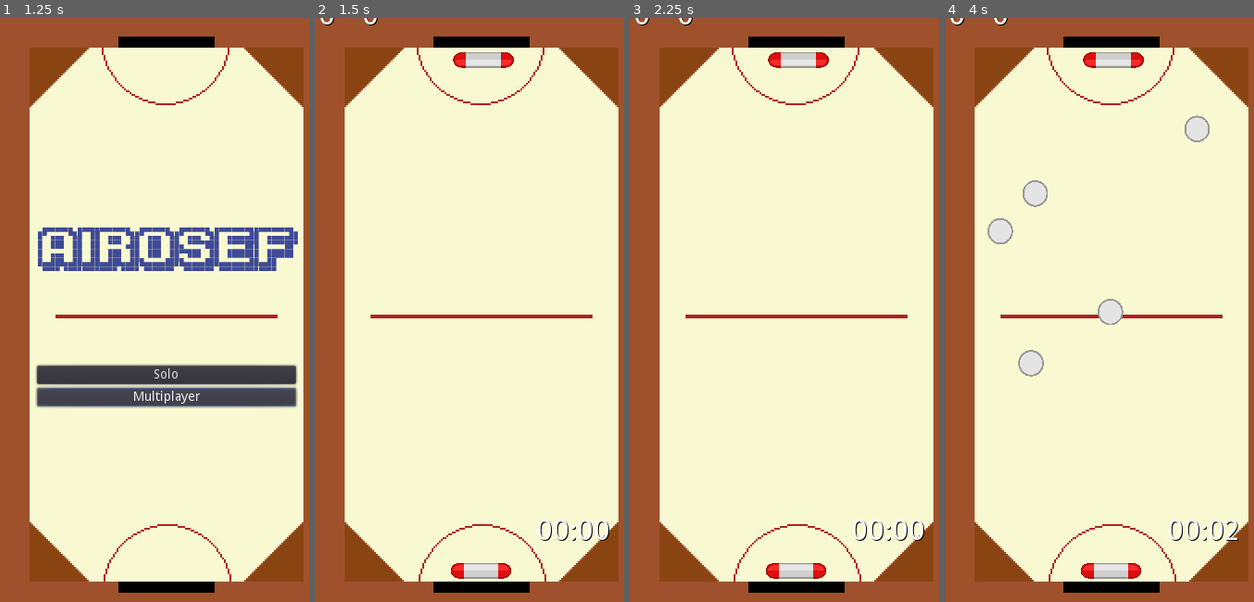
Above: before the commit, frames 1-4 (left to right).
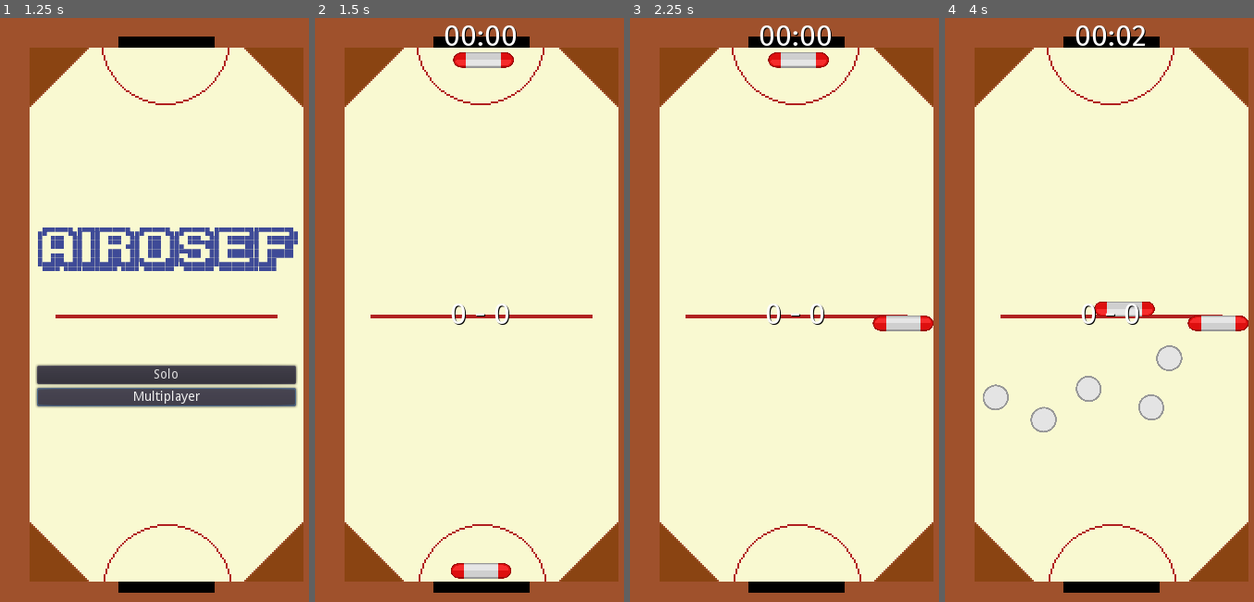
Above: after the commit, the same moments.

Repository: Srynetix/air-osef
Game: Godot game, scene res://screens/main_menu/main_menu.tscn
Same seed, same stepped clock (60 frames per second), same inputs: the game is played once before the commit and once after it.
Inputs (mouse positions are in pixels of both pictures, inside the frame that each line leads up to):
- Up to frame 1 (1.25 s): click "Multiplayer" at 0.5 s
- Up to frame 2 (1.5 s): click "Solo" at 1.25 s
- Up to frame 3 (2.25 s): tap Enter at 2 s; move the mouse to (871, 286) at 2.02 s; hold Right (ui_right) from 2.03 s (still down); click (871, 286) at 2.17 s
- Up to frame 4 (4 s): tap Space at 2.27 s; release Right (ui_right) at 2.75 s; drag from (1043, 345) to (1096, 432) at 2.77 s; move the mouse to (1145, 181) at 3.52 s; hold Right (ui_right) from 3.53 s (still down); click (1145, 181) at 3.67 s

Frame 1 is identical in both runs. In frame 2, 1.1% of the frame differs, in the area x 1-96%, y 0-90%; in frame 3, 1.9%; in frame 4, 3.3%, in the area x 1-99%, y 0-97%.
Error before the commit: Parse Error: The method "_handle_movement" isn't declared in the current class. (res://objects/paddle/paddle.gd:16)

Commit message:
fix: 3.1 update

Diff:
--- a/default_env.tres
+++ b/default_env.tres
@@ -1,100 +1,14 @@
 [gd_resource type="Environment" load_steps=2 format=2]
 
 [sub_resource type="ProceduralSky" id=1]
-
-radiance_size = 4
 sky_top_color = Color( 0.0470588, 0.454902, 0.976471, 1 )
 sky_horizon_color = Color( 0.556863, 0.823529, 0.909804, 1 )
 sky_curve = 0.25
-sky_energy = 1.0
 ground_bottom_color = Color( 0.101961, 0.145098, 0.188235, 1 )
 ground_horizon_color = Color( 0.482353, 0.788235, 0.952941, 1 )
 ground_curve = 0.01
-ground_energy = 1.0
-sun_color = Color( 1, 1, 1, 1 )
-sun_latitude = 35.0
-sun_longitude = 0.0
-sun_angle_min = 1.0
-sun_angle_max = 100.0
-sun_curve = 0.05
 sun_energy = 16.0
-texture_size = 2
 
 [resource]
-
 background_mode = 2
 background_sky = SubResource( 1 )
-background_sky_custom_fov = 0.0
-background_color = Color( 0, 0, 0, 1 )
-background_energy = 1.0
-background_canvas_max_layer = 0
-ambient_light_color = Color( 0, 0, 0, 1 )
-ambient_light_energy = 1.0
-ambient_light_sky_contribution = 1.0
-fog_enabled = false
-fog_color = Color( 0.5, 0.6, 0.7, 1 )
-fog_sun_color = Color( 1, 0.9, 0.7, 1 )
-fog_sun_amount = 0.0
-fog_depth_enabled = true
-fog_depth_begin = 10.0
-fog_depth_curve = 1.0
-fog_transmit_enabled = false
-fog_transmit_curve = 1.0
-fog_height_enabled = false
-fog_height_min = 0.0
-fog_height_max = 100.0
-fog_height_curve = 1.0
-tonemap_mode = 0
-tonemap_exposure = 1.0
-tonemap_white = 1.0
-auto_exposure_enabled = false
-auto_exposure_scale = 0.4
-auto_exposure_min_luma = 0.05
-auto_exposure_max_luma = 8.0
-auto_exposure_speed = 0.5
-ss_reflections_enabled = false
-ss_reflections_max_steps = 64
-ss_reflections_fade_in = 0.15
-ss_reflections_fade_out = 2.0
-ss_reflections_depth_tolerance = 0.2
-ss_reflections_roughness = true
-ssao_enabled = false
-ssao_radius = 1.0
-ssao_intensity = 1.0
-ssao_radius2 = 0.0
-ssao_intensity2 = 1.0
-ssao_bias = 0.01
-ssao_light_affect = 0.0
-ssao_color = Color( 0, 0, 0, 1 )
-ssao_quality = 0
-ssao_blur = 3
-ssao_edge_sharpness = 4.0
-dof_blur_far_enabled = false
-dof_blur_far_distance = 10.0
-dof_blur_far_transition = 5.0
-dof_blur_far_amount = 0.1
-dof_blur_far_quality = 1
-dof_blur_near_enabled = false
-dof_blur_near_distance = 2.0
-dof_blur_near_transition = 1.0
-dof_blur_near_amount = 0.1
-dof_blur_near_quality = 1
-glow_enabled = false
-glow_levels/1 = false
-glow_levels/2 = false
-glow_levels/3 = true
-glow_levels/4 = false
-glow_levels/5 = true
-glow_levels/6 = false
-glow_levels/7 = false
-glow_intensity = 0.8
-glow_strength = 1.0
-glow_bloom = 0.0
-glow_blend_mode = 2
-glow_hdr_threshold = 1.0
-glow_hdr_scale = 2.0
-glow_bicubic_upscale = false
-adjustment_enabled = false
-adjustment_brightness = 1.0
-adjustment_contrast = 1.0
-adjustment_saturation = 1.0
--- a/objects/board/goal.gd
+++ b/objects/board/goal.gd
@@ -1,9 +1,14 @@
 extends StaticBody2D
+
+######
+# Goal
 
 signal score
 
 var player_owner = null
 
+################
+# Public methods
 
 func goal():
     emit_signal("score")
--- a/objects/items/item.gd
+++ b/objects/items/item.gd
@@ -1,19 +1,33 @@
 extends Area2D
+
+######
+# Item
 
 signal item_activated
 
-enum TargetMode { Self, Other };
+enum TargetMode {
+    Self,
+    Other
+}
 
 var item_used = false
-
 var player = null
 var target_mode = TargetMode.Self
+
+###################
+# Lifecycle methods
 
 func _ready():
     connect("body_entered", self, "_on_body_entered")
 
+#################
+# Private methods
+
 func _activate_item():
     pass
+
+#################
+# Event callbacks
 
 func _on_body_entered(body):
     if body.is_in_group("puck") and not item_used:
--- a/objects/items/multiball_item.gd
+++ b/objects/items/multiball_item.gd
@@ -1,4 +1,10 @@
 extends "res://objects/items/item.gd"
+
+################
+# Multiball item
+
+#################
+# Private methods
 
 func _activate_item():
     emit_signal("item_activated", "multiball", self)
--- a/objects/items/slow_item.gd
+++ b/objects/items/slow_item.gd
@@ -1,4 +1,10 @@
 extends "res://objects/items/item.gd"
+
+###########
+# Slow item
+
+#################
+# Private methods
 
 func _activate_item():
     target_mode = TargetMode.Other
--- a/objects/paddle/ai_paddle.gd
+++ b/objects/paddle/ai_paddle.gd
@@ -1,6 +1,12 @@
 extends "res://objects/paddle/paddle.gd"
 
+###########
+# AI Paddle
+
 var AI_MOVE_SPEED = MOVE_SPEED * 3
+
+#################
+# Private methods
 
 func _handle_movement():
     # Get pucks
--- a/objects/paddle/paddle.gd
+++ b/objects/paddle/paddle.gd
@@ -1,4 +1,7 @@
 extends KinematicBody2D
+
+########
+# Paddle
 
 var RUSH_SPEED_COEFF = 3.0
 var MOVE_SPEED = 100.0
@@ -9,6 +12,9 @@
 var current_direction = Vector2()
 var current_move_speed = MOVE_SPEED
 
+###################
+# Lifecycle methods
+
 func _ready():
     $status_timer.connect("timeout", self, "_on_status_timer_timeout")
 
@@ -16,6 +22,25 @@
     _handle_movement()
     _apply_movement()
     _handle_collisions()
+
+################
+# Public methods
+
+func set_status(status):
+    if current_status == "none":
+        if status == "slow":
+            $sprite.modulate = Color(0.5, 0.5, 0, 1)
+            $status_timer.wait_time = 3
+            $status_timer.start()
+
+        current_status = status
+
+func reset_status():
+    $sprite.modulate = Color(1, 1, 1, 1)
+    current_status = "none"
+
+#################
+# Private methods
 
 func _apply_movement():
     var speed = current_direction * current_move_speed
@@ -32,18 +57,11 @@
             collider.last_player_hit = self
             collider.apply_impulse(Vector2(), collision.normal * -THROW_SPEED)
 
-func set_status(status):
-    if current_status == "none":
-        if status == "slow":
-            $sprite.modulate = Color(0.5, 0.5, 0, 1)
-            $status_timer.wait_time = 3
-            $status_timer.start()
+func _handle_movement():
+    pass
 
-        current_status = status
-
-func reset_status():
-    $sprite.modulate = Color(1, 1, 1, 1)
-    current_status = "none"
+#################
+# Event callbacks
 
 func _on_status_timer_timeout():
     reset_status()
--- a/objects/paddle/player_paddle.gd
+++ b/objects/paddle/player_paddle.gd
@@ -1,4 +1,7 @@
 extends "res://objects/paddle/paddle.gd"
+
+###############
+# Player Paddle
 
 const MOVE_THRESHOLD = 2
 
@@ -6,6 +9,9 @@
 var mouse_pressed = false
 var mouse_motion_relative = Vector2()
 var mouse_position = Vector2()
+
+###################
+# Lifecycle methods
 
 func _input(event):
     if event is InputEventMouseButton:
@@ -16,6 +22,9 @@
 
     elif event is InputEventMouseMotion:
         mouse_motion_relative = event.relative
+
+#################
+# Private methods
 
 func _handle_movement():
     if not mouse_mode:
--- a/objects/puck/puck.gd
+++ b/objects/puck/puck.gd
@@ -1,9 +1,18 @@
 extends RigidBody2D
+
+######
+# Puck
 
 var last_player_hit = null
 
+###################
+# Lifecycle methods
+
 func _ready():
     connect("body_entered", self, "_on_body_entered")
+
+#################
+# Event callbacks
 
 func _on_body_entered(body):
     if body.is_in_group("goal"):
--- a/project.godot
+++ b/project.godot
@@ -6,7 +6,12 @@
 ;   [section] ; section goes between []
 ;   param=value ; assign values to parameters
 
-config_version=3
+config_version=4
+
+_global_script_classes=[  ]
+_global_script_class_icons={
+
+}
 
 [application]
 
@@ -21,9 +26,9 @@
 window/size/test_width=360
 window/size/test_height=640
 window/handheld/orientation="portrait"
-window/handheld/emulate_touchscreen=true
 window/stretch/mode="2d"
 window/stretch/aspect="keep"
+window/handheld/emulate_touchscreen=true
 
 [importer_defaults]
 
@@ -48,8 +53,11 @@
 
 [input]
 
-rush=[ Object(InputEventKey,"resource_local_to_scene":false,"resource_name":"","device":0,"alt":false,"shift":false,"control":false,"meta":false,"command":false,"pressed":false,"scancode":16777237,"unicode":0,"echo":false,"script":null)
+rush={
+"deadzone": 0.5,
+"events": [ Object(InputEventKey,"resource_local_to_scene":false,"resource_name":"","device":0,"alt":false,"shift":false,"control":false,"meta":false,"command":false,"pressed":false,"scancode":16777237,"unicode":0,"echo":false,"script":null)
  ]
+}
 
 [layer_names]
 
--- a/screens/arena/arena.gd
+++ b/screens/arena/arena.gd
@@ -1,4 +1,7 @@
 extends Node2D
+
+#######
+# Arena
 
 const MAX_SCORE = 4
 const TIMER_LIMIT = 60 # seconds
@@ -19,6 +22,9 @@
     preload("res://objects/items/slow_item.tscn"),
     preload("res://objects/items/multiball_item.tscn")
 ]
+
+###################
+# Lifecycle methods
 
 func _ready():
     randomize()
@@ -48,6 +54,9 @@
     if Input.is_key_pressed(KEY_SPACE):
         spawn_puck(Vector2(rand_range(SPAWN_LIMIT_MARGIN, SCREEN_WIDTH - SPAWN_LIMIT_MARGIN), rand_range(100, SCREEN_HEIGHT - 100)))
 
+################
+# Public methods
+
 func spawn_puck(puck_position):
     var puck_instance = puck_scene.instance()
     puck_instance.position = puck_position
@@ -60,44 +69,6 @@
     item_instance.connect("item_activated", self, "_on_item_activation")
 
     $items.add_child(item_instance)
-
-func _on_top_goal_score():
-    if is_game_over:
-        return
-
-    current_score_p1 += 1
-    _update_scores()
-
-func _on_bottom_goal_score():
-    if is_game_over:
-        return
-
-    current_score_p2 += 1
-    _update_scores()
-
-func _update_scores():
-    $ui.update_score(current_score_p1, current_score_p2)
-
-    if current_score_p1 == MAX_SCORE or current_score_p2 == MAX_SCORE:
-        show_game_over()
-    else:
-        $respawn_timer.start()
-
-func _on_respawn_timer_timeout():
-    if is_game_over:
-        return
-
-    spawn_puck(Vector2(SCREEN_WIDTH / 2, SCREEN_HEIGHT / 2))
-
-func _on_game_timer_timeout():
-    if is_game_over:
-        return
-
-    current_time += 1
-    $ui.update_time(current_time)
-
-    if current_time == TIMER_LIMIT:
-        show_game_over()
 
 func show_game_over():
     if is_game_over:
@@ -117,14 +88,8 @@
     $game_over_timer.start()
     is_game_over = true
 
-func _on_item_spawn_timer_timeout():
-    if $items.get_child_count() == 0:
-        spawn_item(
-            Vector2(
-                rand_range(SPAWN_LIMIT_MARGIN, SCREEN_WIDTH - SPAWN_LIMIT_MARGIN),
-                rand_range(SPAWN_LIMIT_MARGIN, SCREEN_HEIGHT - SPAWN_LIMIT_MARGIN)
-            )
-        )
+#################
+# Private methods
 
 func _get_item_target(item):
     if item.target_mode == item.TargetMode.Self:
@@ -134,6 +99,56 @@
         return $ai
 
     return $player
+
+func _update_scores():
+    $ui.update_score(current_score_p1, current_score_p2)
+
+    if current_score_p1 == MAX_SCORE or current_score_p2 == MAX_SCORE:
+        show_game_over()
+    else:
+        $respawn_timer.start()
+
+#################
+# Event callbacks
+
+func _on_top_goal_score():
+    if is_game_over:
+        return
+
+    current_score_p1 += 1
+    _update_scores()
+
+func _on_bottom_goal_score():
+    if is_game_over:
+        return
+
+    current_score_p2 += 1
+    _update_scores()
+
+func _on_respawn_timer_timeout():
+    if is_game_over:
+        return
+
+    spawn_puck(Vector2(SCREEN_WIDTH / 2, SCREEN_HEIGHT / 2))
+
+func _on_game_timer_timeout():
+    if is_game_over:
+        return
+
+    current_time += 1
+    $ui.update_time(current_time)
+
+    if current_time == TIMER_LIMIT:
+        show_game_over()
+
+func _on_item_spawn_timer_timeout():
+    if $items.get_child_count() == 0:
+        spawn_item(
+            Vector2(
+                rand_range(SPAWN_LIMIT_MARGIN, SCREEN_WIDTH - SPAWN_LIMIT_MARGIN),
+                rand_range(SPAWN_LIMIT_MARGIN, SCREEN_HEIGHT - SPAWN_LIMIT_MARGIN)
+            )
+        )
 
 func _on_item_activation(type, item):
     if type == "slow":
--- a/screens/arena/arena.tscn
+++ b/screens/arena/arena.tscn
@@ -7,55 +7,30 @@
 [ext_resource path="res://screens/arena/ui.tscn" type="PackedScene" id=5]
 
 [node name="arena" type="Node2D"]
-
 script = ExtResource( 1 )
 
-[node name="board" parent="." index="0" instance=ExtResource( 2 )]
+[node name="board" parent="." instance=ExtResource( 2 )]
 
-[node name="pucks" type="Node2D" parent="." index="1"]
+[node name="pucks" type="Node2D" parent="."]
 
-[node name="items" type="Node2D" parent="." index="2"]
+[node name="items" type="Node2D" parent="."]
 
-[node name="ai" parent="." index="3" instance=ExtResource( 3 )]
-
+[node name="ai" parent="." instance=ExtResource( 3 )]
 position = Vector2( 180.869, 45.623 )
 rotation = 3.14159
-_sections_unfolded = [ "Collision", "Pickable", "Transform" ]
 
-[node name="player" parent="." index="4" instance=ExtResource( 4 )]
-
+[node name="player" parent="." instance=ExtResource( 4 )]
 position = Vector2( 180.714, 596.01 )
 
-[node name="ui" parent="." index="5" instance=ExtResource( 5 )]
+[node name="respawn_timer" type="Timer" parent="."]
+one_shot = true
 
-margin_right = 299.0
-margin_bottom = 577.0
-_sections_unfolded = [ "Anchor", "Margin" ]
+[node name="game_timer" type="Timer" parent="."]
 
-[node name="respawn_timer" type="Timer" parent="." index="6"]
+[node name="item_spawn_timer" type="Timer" parent="."]
+wait_time = 10.0
 
-process_mode = 1
-wait_time = 1.0
-one_shot = true
-autostart = false
+[node name="game_over_timer" type="Timer" parent="."]
+wait_time = 3.0
 
-[node name="game_timer" type="Timer" parent="." index="7"]
-
-process_mode = 1
-wait_time = 1.0
-one_shot = false
-autostart = false
-
-[node name="item_spawn_timer" type="Timer" parent="." index="8"]
-
-process_mode = 1
-wait_time = 10.0
-one_shot = false
-autostart = false
-
-[node name="game_over_timer" type="Timer" parent="." index="9"]
-
-process_mode = 1
-wait_time = 3.0
-one_shot = false
-autostart = false
+[node name="ui" parent="." instance=ExtResource( 5 )]
--- a/screens/arena/ui.gd
+++ b/screens/arena/ui.gd
@@ -1,7 +1,17 @@
 extends Control
 
+####
+# UI
+
+onready var score = $CanvasLayer/MarginContainer/score
+onready var gameover = $CanvasLayer/MarginContainer/gameover
+onready var timer = $CanvasLayer/MarginContainer/timer
+
+################
+# Public methods
+
 func update_score(player1, player2):
-    $score.text = str(player1) + " - " + str(player2)
+    score.text = str(player1) + " - " + str(player2)
 
 func update_time(time):
     var minutes = time / 60
@@ -13,7 +23,7 @@
     if seconds < 10:
         seconds = "0" + str(seconds)
 
-    $timer.text = str(minutes) + ":" + str(seconds)
+    timer.text = str(minutes) + ":" + str(seconds)
 
 func show_game_over(winner):
-    $gameover.text = winner
+    gameover.text = winner
--- a/screens/arena/ui.tscn
+++ b/screens/arena/ui.tscn
@@ -3,96 +3,51 @@
 [ext_resource path="res://screens/arena/ui.gd" type="Script" id=1]
 [ext_resource path="res://fonts/firafont.tres" type="DynamicFont" id=2]
 
-[node name="ui" type="Control" index="0"]
-
-anchor_left = 0.0
-anchor_top = 0.0
+[node name="ui" type="Control"]
 anchor_right = 1.0
 anchor_bottom = 1.0
 margin_left = -1.0
 margin_right = -1.0
-rect_pivot_offset = Vector2( 0, 0 )
-rect_clip_content = false
-mouse_filter = 0
-mouse_default_cursor_shape = 0
-size_flags_horizontal = 1
-size_flags_vertical = 1
 script = ExtResource( 1 )
-_sections_unfolded = [ "Margin" ]
 
-[node name="score" type="Label" parent="." index="0"]
+[node name="CanvasLayer" type="CanvasLayer" parent="."]
 
-anchor_left = 0.5
-anchor_top = 0.5
-anchor_right = 0.5
-anchor_bottom = 0.5
-margin_left = -202.0
-margin_top = -331.0
-margin_right = -22.0
-margin_bottom = -251.0
-rect_pivot_offset = Vector2( 0, 0 )
-rect_clip_content = false
-mouse_filter = 2
-mouse_default_cursor_shape = 0
-size_flags_horizontal = 1
-size_flags_vertical = 4
+[node name="MarginContainer" type="MarginContainer" parent="CanvasLayer"]
+anchor_right = 1.0
+anchor_bottom = 1.0
+margin_left = -1.0
+margin_right = -1.0
+
+[node name="score" type="Label" parent="CanvasLayer/MarginContainer"]
+margin_left = 147.0
+margin_top = 300.0
+margin_right = 212.0
+margin_bottom = 339.0
+size_flags_horizontal = 4
 custom_fonts/font = ExtResource( 2 )
 custom_colors/font_color_shadow = Color( 0, 0, 0, 1 )
 text = "0 - 0"
 align = 1
 valign = 1
-percent_visible = 1.0
-lines_skipped = 0
-max_lines_visible = -1
-_sections_unfolded = [ "Anchor", "Margin", "custom_colors", "custom_fonts" ]
 
-[node name="timer" type="Label" parent="." index="1"]
-
-anchor_left = 0.5
-anchor_top = 1.0
-anchor_right = 0.5
-anchor_bottom = 1.0
-margin_left = 90.0
-margin_top = -44.0
-margin_right = 170.0
-margin_bottom = -5.0
-rect_pivot_offset = Vector2( 0, 0 )
-rect_clip_content = false
-mouse_filter = 2
-mouse_default_cursor_shape = 0
-size_flags_horizontal = 1
-size_flags_vertical = 4
+[node name="timer" type="Label" parent="CanvasLayer/MarginContainer"]
+margin_left = 140.0
+margin_right = 220.0
+margin_bottom = 39.0
+size_flags_horizontal = 4
+size_flags_vertical = 0
 custom_fonts/font = ExtResource( 2 )
 custom_colors/font_color_shadow = Color( 0, 0, 0, 1 )
 text = "00:00"
 align = 1
 valign = 1
-percent_visible = 1.0
-lines_skipped = 0
-max_lines_visible = -1
-_sections_unfolded = [ "Anchor", "Margin", "custom_colors", "custom_fonts" ]
 
-[node name="gameover" type="Label" parent="." index="2"]
-
-anchor_left = 0.5
-anchor_top = 0.5
-anchor_right = 0.5
-anchor_bottom = 0.5
-margin_left = -56.0
-margin_top = -18.0
-margin_right = 56.0
-margin_bottom = 18.0
-rect_pivot_offset = Vector2( 0, 0 )
-rect_clip_content = false
-mouse_filter = 2
-mouse_default_cursor_shape = 0
-size_flags_horizontal = 1
-size_flags_vertical = 4
+[node name="gameover" type="Label" parent="CanvasLayer/MarginContainer"]
+margin_top = 601.0
+margin_right = 360.0
+margin_bottom = 640.0
+size_flags_vertical = 8
 custom_fonts/font = ExtResource( 2 )
 custom_colors/font_color = Color( 1, 0.046875, 0.046875, 1 )
 align = 1
 valign = 1
-percent_visible = 1.0
-lines_skipped = 0
-max_lines_visible = -1
-_sections_unfolded = [ "Anchor", "Grow Direction", "Margin", "custom_colors", "custom_fonts" ]
--- a/screens/main_menu/main_menu.gd
+++ b/screens/main_menu/main_menu.gd
@@ -1,11 +1,20 @@
 extends Node
+
+###########
+# Main Menu
 
 onready var solo_btn = $margin/vbox/buttons/solo
 onready var multi_btn = $margin/vbox/buttons/multi
 
+###################
+# Lifecycle methods
+
 func _ready():
     solo_btn.connect("button_down", self, "start_solo_game")
     multi_btn.connect("button_down", self, "start_multi_game")
+
+################
+# Public methods
 
 func start_solo_game():
     var arena = preload("res://screens/arena/arena.tscn")
--- a/screens/main_menu/main_menu.tscn
+++ b/screens/main_menu/main_menu.tscn
@@ -5,148 +5,55 @@
 [ext_resource path="res://fonts/ka1.ttf" type="DynamicFontData" id=3]
 
 [sub_resource type="DynamicFont" id=1]
-
 size = 48
-use_mipmaps = false
-use_filter = false
 font_data = ExtResource( 3 )
-_sections_unfolded = [ "Extra Spacing", "Font", "Settings" ]
 
 [node name="main_menu" type="Node"]
-
 script = ExtResource( 1 )
 
-[node name="background" type="Sprite" parent="." index="0"]
-
+[node name="background" type="Sprite" parent="."]
 scale = Vector2( 2.00001, 2.00001 )
 texture = ExtResource( 2 )
 centered = false
-_sections_unfolded = [ "Offset" ]
 
-[node name="margin" type="MarginContainer" parent="." index="1"]
-
-anchor_left = 0.0
-anchor_top = 0.0
+[node name="margin" type="MarginContainer" parent="."]
 anchor_right = 1.0
 anchor_bottom = 1.0
-rect_pivot_offset = Vector2( 0, 0 )
-rect_clip_content = false
-mouse_filter = 0
-mouse_default_cursor_shape = 0
-size_flags_horizontal = 1
-size_flags_vertical = 1
 custom_constants/margin_right = 40
 custom_constants/margin_top = 20
 custom_constants/margin_left = 40
 custom_constants/margin_bottom = 20
-_sections_unfolded = [ "Anchor", "custom_constants" ]
 
-[node name="vbox" type="VBoxContainer" parent="margin" index="0"]
-
-anchor_left = 0.0
-anchor_top = 0.0
-anchor_right = 0.0
-anchor_bottom = 0.0
+[node name="vbox" type="VBoxContainer" parent="margin"]
 margin_left = 40.0
 margin_top = 20.0
 margin_right = 320.0
 margin_bottom = 620.0
-rect_pivot_offset = Vector2( 0, 0 )
-rect_clip_content = false
-mouse_filter = 1
-mouse_default_cursor_shape = 0
-size_flags_horizontal = 1
-size_flags_vertical = 1
 custom_constants/separation = 100
 alignment = 1
-_sections_unfolded = [ "custom_constants" ]
 
-[node name="title" type="Label" parent="margin/vbox" index="0"]
-
-anchor_left = 0.0
-anchor_top = 0.0
-anchor_right = 0.0
-anchor_bottom = 0.0
+[node name="title" type="Label" parent="margin/vbox"]
 margin_top = 200.0
 margin_right = 280.0
 margin_bottom = 255.0
-rect_pivot_offset = Vector2( 0, 0 )
-rect_clip_content = false
-mouse_filter = 2
-mouse_default_cursor_shape = 0
-size_flags_horizontal = 1
-size_flags_vertical = 4
 custom_fonts/font = SubResource( 1 )
 custom_colors/font_color = Color( 0.24585, 0.292055, 0.59375, 1 )
 text = "airosef"
 align = 1
 valign = 1
-percent_visible = 1.0
-lines_skipped = 0
-max_lines_visible = -1
-_sections_unfolded = [ "custom_fonts" ]
 
-[node name="buttons" type="VBoxContainer" parent="margin/vbox" index="1"]
-
-anchor_left = 0.0
-anchor_top = 0.0
-anchor_right = 0.0
-anchor_bottom = 0.0
+[node name="buttons" type="VBoxContainer" parent="margin/vbox"]
 margin_top = 355.0
 margin_right = 280.0
 margin_bottom = 399.0
-rect_pivot_offset = Vector2( 0, 0 )
-rect_clip_content = false
-mouse_filter = 1
-mouse_default_cursor_shape = 0
-size_flags_horizontal = 1
-size_flags_vertical = 1
-alignment = 0
 
-[node name="solo" type="Button" parent="margin/vbox/buttons" index="0"]
-
-anchor_left = 0.0
-anchor_top = 0.0
-anchor_right = 0.0
-anchor_bottom = 0.0
+[node name="solo" type="Button" parent="margin/vbox/buttons"]
 margin_right = 280.0
 margin_bottom = 20.0
-rect_pivot_offset = Vector2( 0, 0 )
-rect_clip_content = false
-focus_mode = 2
-mouse_filter = 0
-mouse_default_cursor_shape = 0
-size_flags_horizontal = 1
-size_flags_vertical = 1
-toggle_mode = false
-enabled_focus_mode = 2
-shortcut = null
-group = null
 text = "Solo"
-flat = false
-align = 1
 
-[node name="multi" type="Button" parent="margin/vbox/buttons" index="1"]
-
-anchor_left = 0.0
-anchor_top = 0.0
-anchor_right = 0.0
-anchor_bottom = 0.0
+[node name="multi" type="Button" parent="margin/vbox/buttons"]
 margin_top = 24.0
 margin_right = 280.0
 margin_bottom = 44.0
-rect_pivot_offset = Vector2( 0, 0 )
-rect_clip_content = false
-focus_mode = 2
-mouse_filter = 0
-mouse_default_cursor_shape = 0
-size_flags_horizontal = 1
-size_flags_vertical = 1
-toggle_mode = false
-enabled_focus_mode = 2
-shortcut = null
-group = null
 text = "Multiplayer"
-flat = false
-align = 1
-_sections_unfolded = [ "Margin" ]
